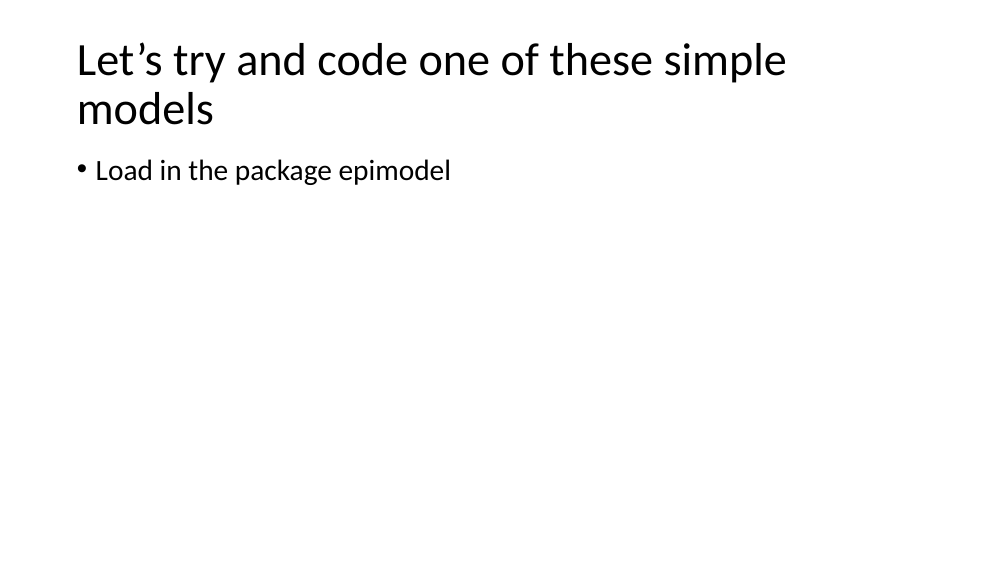
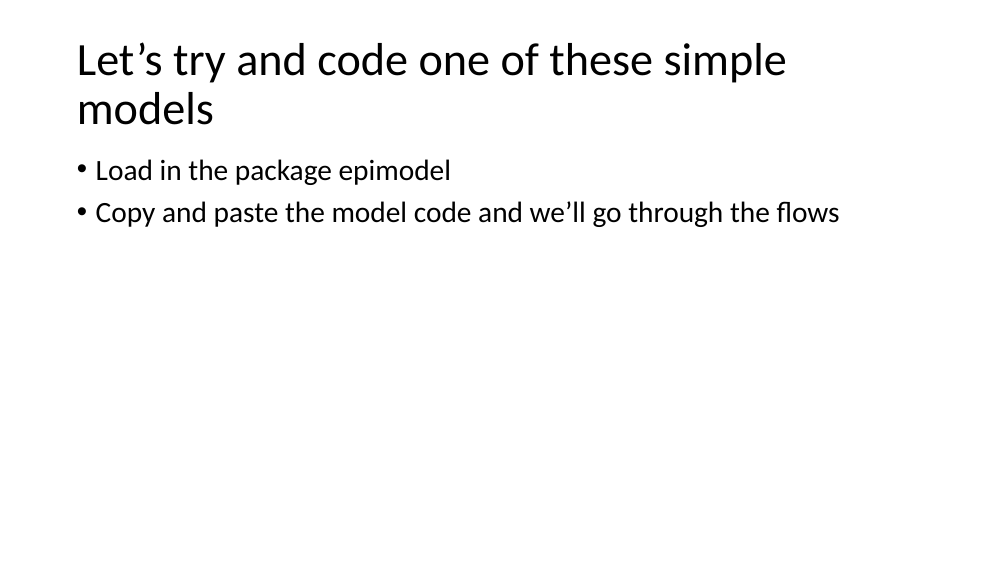
Before and after one commit to CJGRobins/R_Teaching, a slide deck: slide 6 of Session 8/Session 8.pptx. Drawn at 1008x567 pixels with LibreOffice and Linux fonts; fonts in the diff are those of the drawing. Boxes give left, top, right and bottom in pixels: in the first picture for what was removed or moved away, otherwise in the second. Text is boxed around its words. In the diff, an @@ line names an element or a change of style, - is before the commit and + after.

Commit message:
updated powerpoint

```diff
--- a/Session 8/Session 8.pptx
+++ b/Session 8/Session 8.pptx
@@ text at [96, 201, 840, 227]: paragraph added @@
+• Copy and paste the model code and we’ll go through the flows
```
Also in this commit, not shown: 14 slides added, 6 slides removed.
